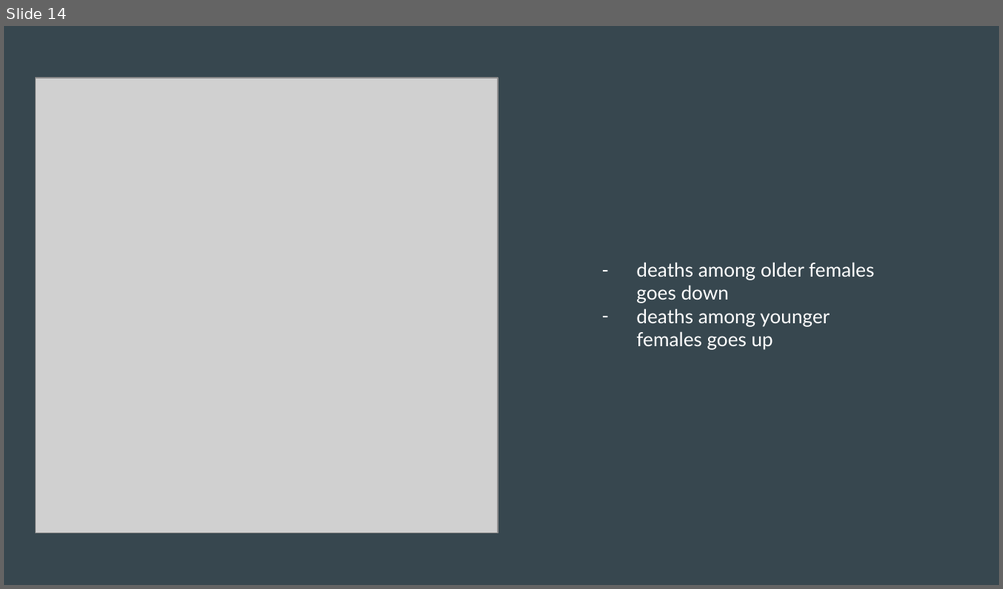
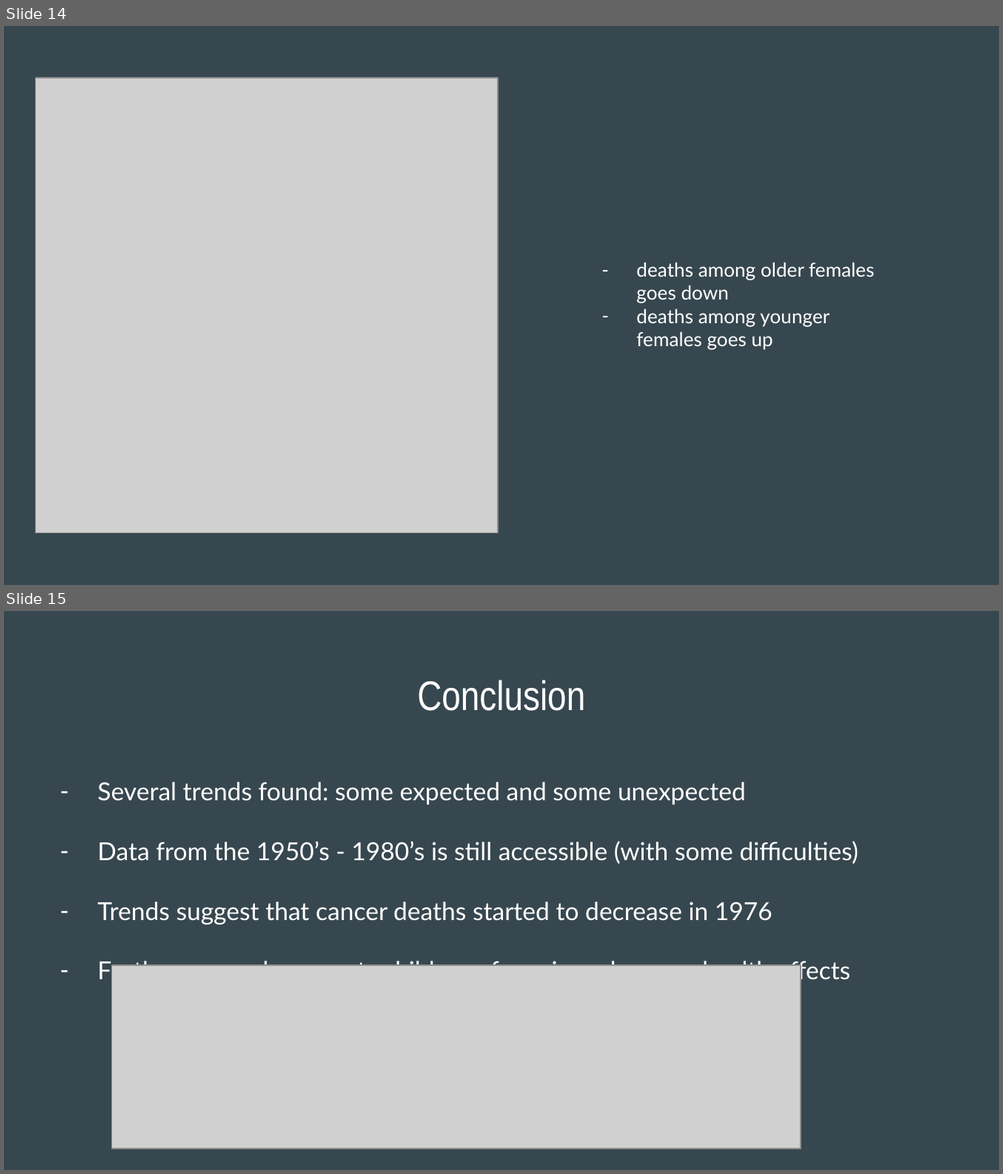
Before and after one commit to jjpaaske/BIS15W2020_Project_Karim_Paaske, a slide deck: Bis 15L.pptx. Shown one above the other, each under a label of ours: slide 14 before the commit, slides 14 and 15 after it. The pictures are 1003x589 and 1003x1174 pixels, drawn with LibreOffice and Linux fonts; fonts in the diff are those of the drawing; grey boxes stand for pictures. Boxes give left, top, right and bottom in pixels: in the first picture for what was removed or moved away, otherwise in the second. Text is boxed around its words. In the diff, an @@ line names an element or a change of style, - is before the commit and + after.

```diff
--- a/Bis 15L.pptx
+++ b/Bis 15L.pptx
@@ slide 15 added at (4,611,999,1170), background #37474F @@
@@ title added at (417,680,585,711), 30 pt, text #FFFFFF @@
+Conclusion
@@ text added at (97,782,859,984), 18 pt, text #FFFFFF @@
+– Several trends found: some expected and some unexpected
+– Data from the 1950’s - 1980’s is still accessible (with some difficulties)
+– Trends suggest that cancer deaths started to decrease in 1976
+– Further research suggests children of survivors have no health effects
@@ picture added at (111,965,800,1149) @@
```
Also in this commit, not shown: 17 other files.
